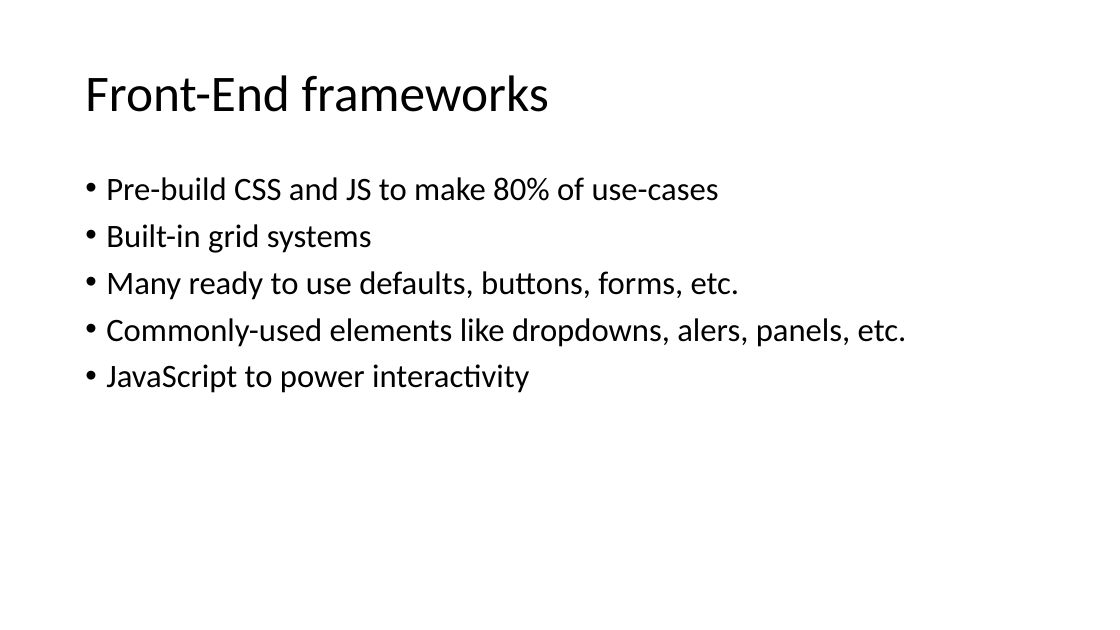
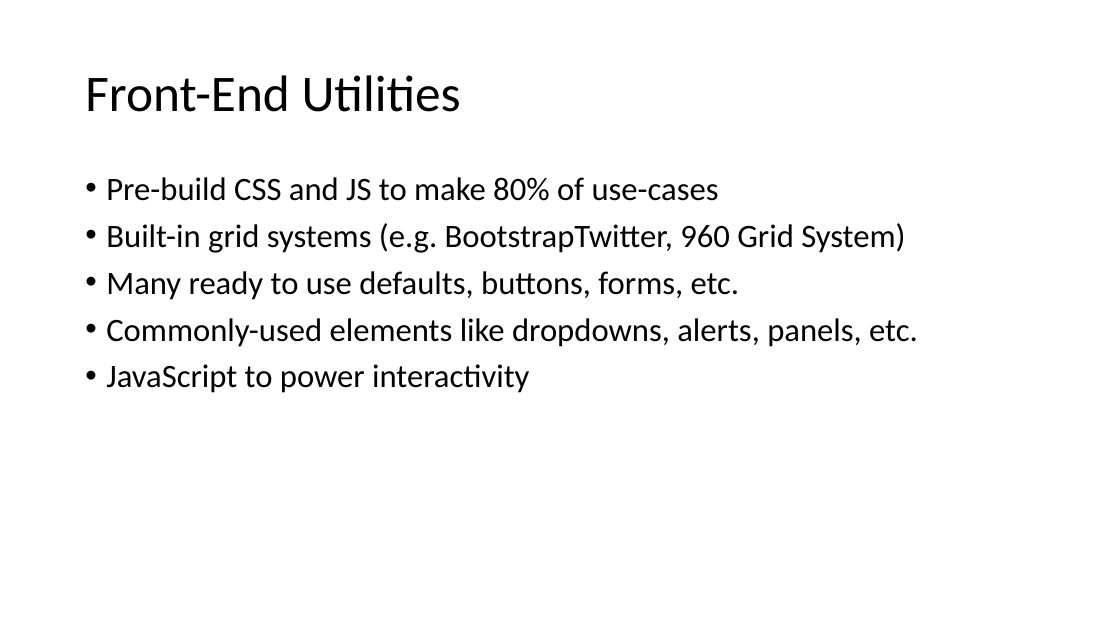
Before and after one commit to artuste/angularjs-json, a slide deck: slide 4 of doc/Presentation_Front_End.pptx. Drawn at 1120x630 pixels with LibreOffice and Linux fonts; fonts in the diff are those of the drawing; background and template pictures are left out. Boxes give left, top, right and bottom in pixels: in the first picture for what was removed or moved away, otherwise in the second. Text is boxed around its words. In the diff, an @@ line names an element or a change of style, - is before the commit and + after.

Commit message:
Presentation.

```diff
--- a/doc/Presentation_Front_End.pptx
+++ b/doc/Presentation_Front_End.pptx
@@ title at (85,75,461,112): text changed @@
-Front-End frameworks
+Front-End Utilities
@@ text at (106,223,905,253): text changed @@
-• Built-in grid systems
+• Built-in grid systems (e.g. BootstrapTwitter, 960 Grid System)
@@ text at (106,318,918,347): text changed @@
-• Commonly-used elements like dropdowns, alers, panels, etc.
+• Commonly-used elements like dropdowns, alerts, panels, etc.
```
Also in this commit, not shown: 7 other slides changed, 6 slides added.
